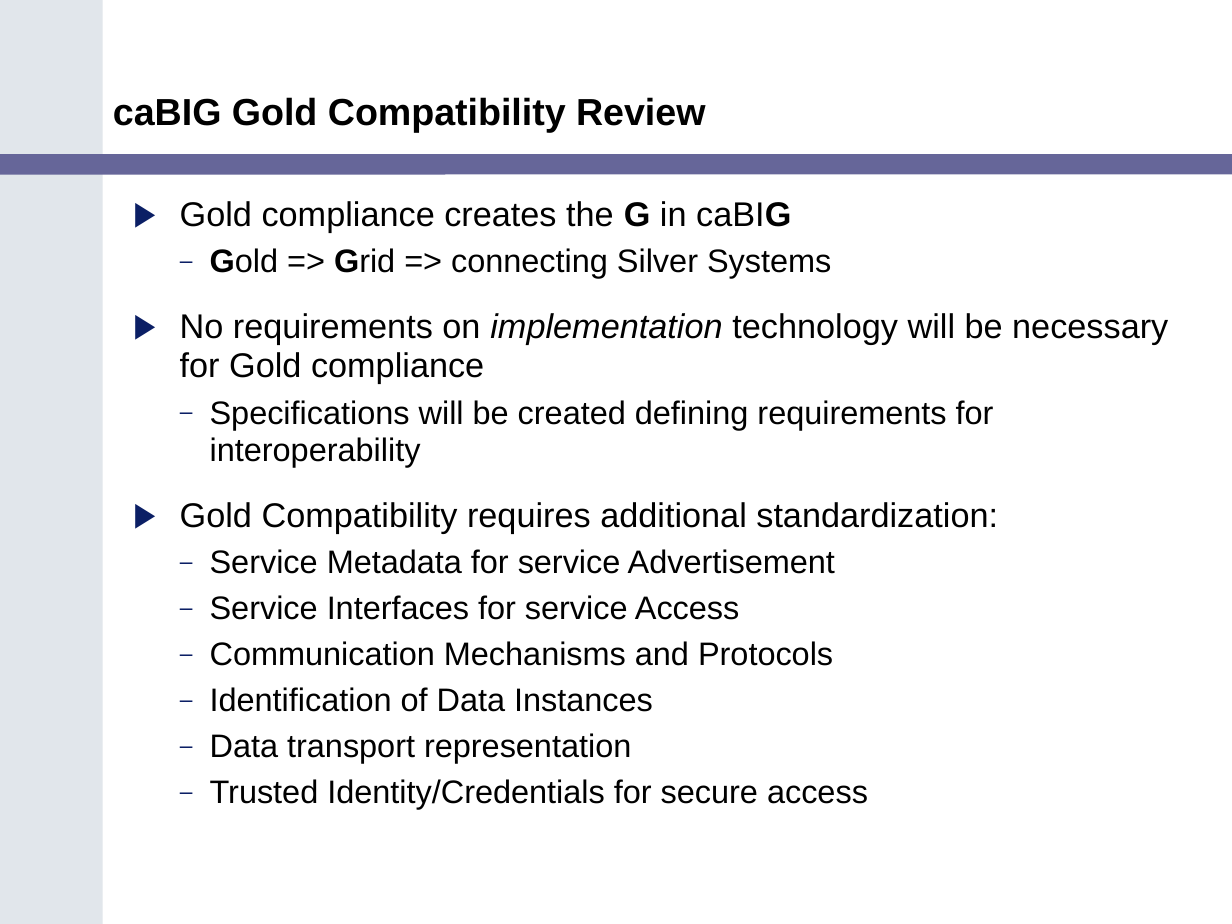
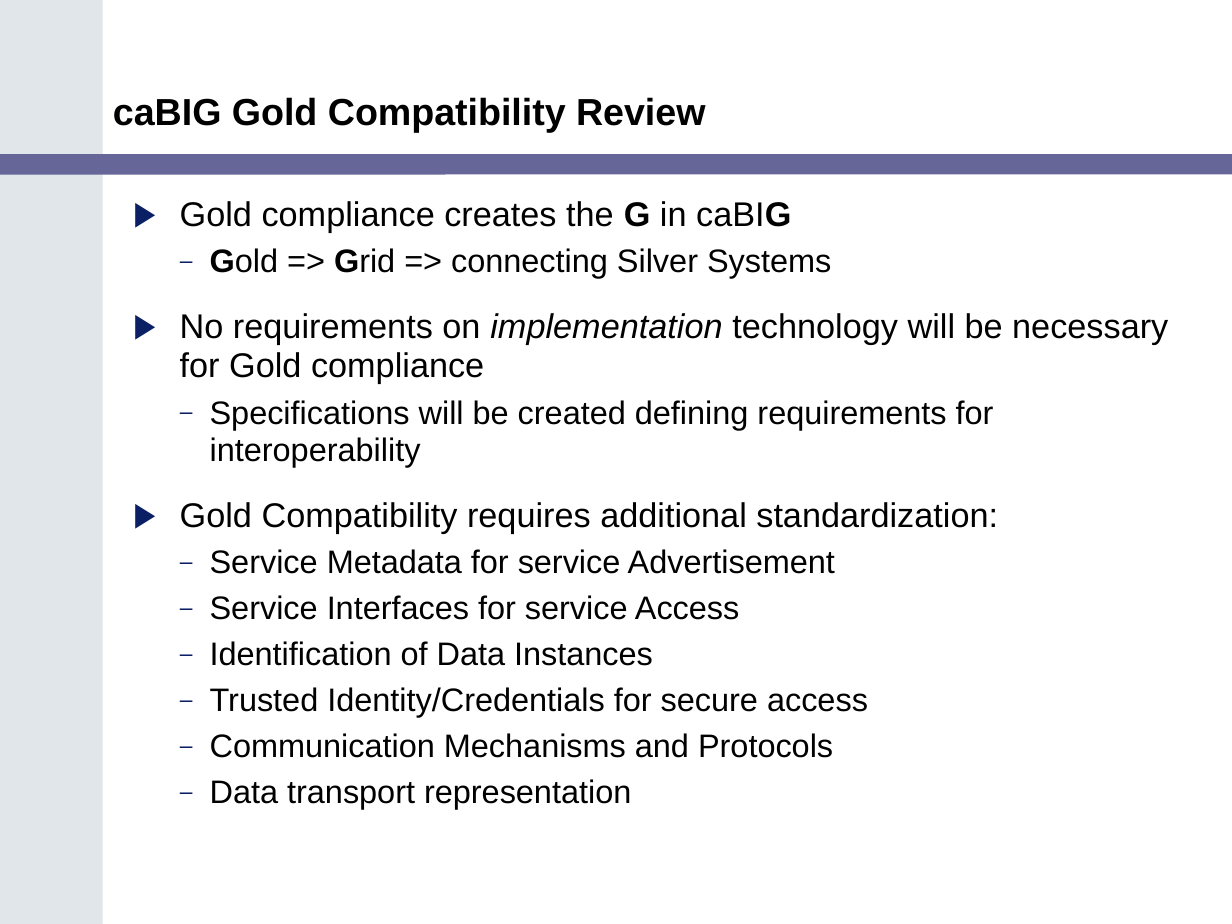
Before and after one commit to NCIP/cagrid-portal, a slide deck: slide 3 of cagrid-1-0/Documentation/presentations/200602_VCDE_ARCH/Gold_Review_Arch_VCDE_Feb1.ppt. Drawn at 1232x924 pixels with LibreOffice and Linux fonts; fonts in the diff are those of the drawing; background and template pictures are left out. Boxes give left, top, right and bottom in pixels: in the first picture for what was removed or moved away, otherwise in the second. Text is boxed around its words. In the diff, an @@ line names an element or a change of style, - is before the commit and + after.

```diff
--- a/cagrid-1-0/Documentation/presentations/200602_VCDE_ARCH/Gold_Review_Arch_VCDE_Feb1.ppt
+++ b/cagrid-1-0/Documentation/presentations/200602_VCDE_ARCH/Gold_Review_Arch_VCDE_Feb1.ppt
@@ text at (x1=210, y1=641, x2=868, y2=717): paragraphs added @@
+  – Identification of Data Instances
+  – Trusted Identity/Credentials for secure access
@@ text at (x1=210, y1=687, x2=653, y2=712): paragraph removed @@
-  – Identification of Data Instances
@@ text at (x1=210, y1=779, x2=868, y2=809): paragraph removed @@
-  – Trusted Identity/Credentials for secure access
```
Also in this commit, not shown: 6 other slides changed.
